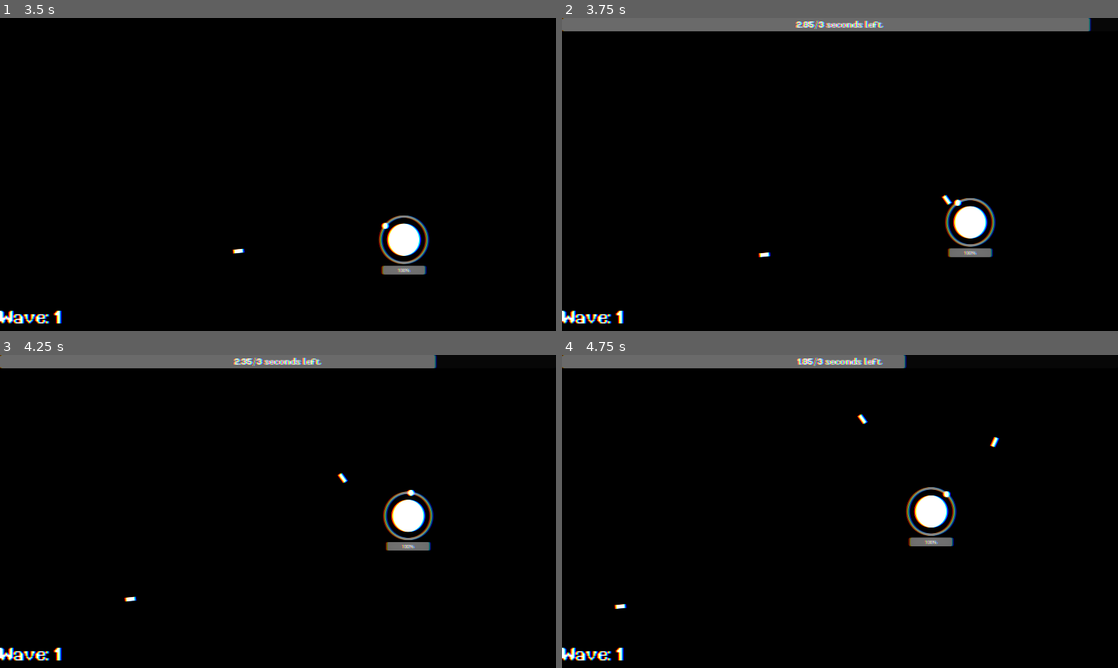
Above: before the commit, frames 1-4 (two rows, left to right).
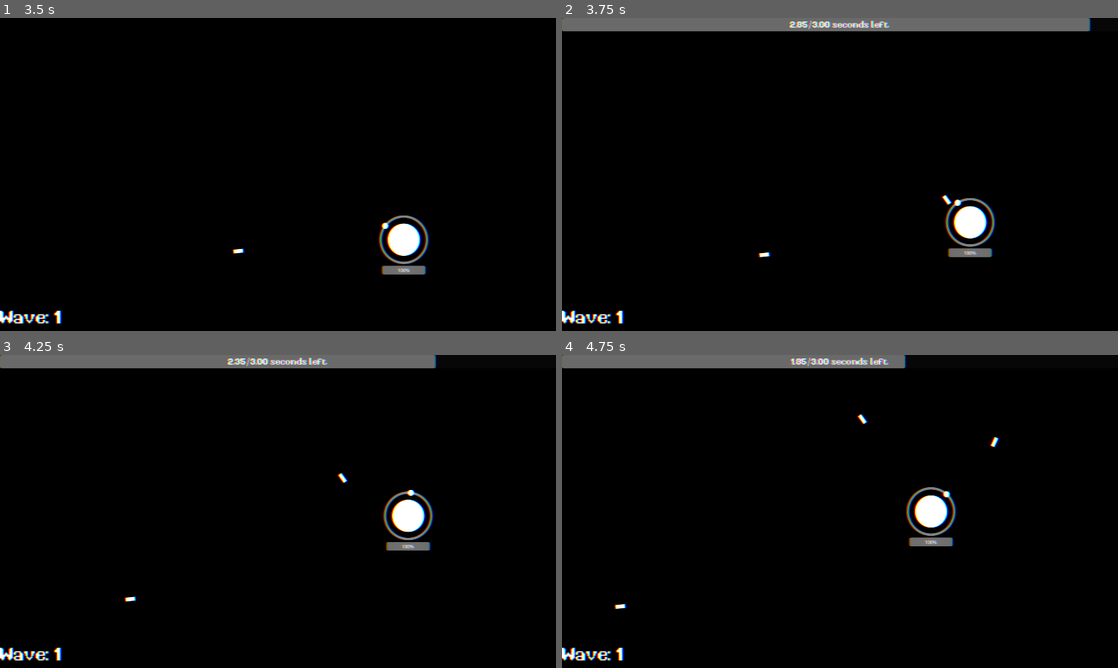
Above: after the commit, the same moments.

Repository: a2kvarnstrom/arcado
Game: Godot game, scene res://scenes/menu.tscn
The game is run twice, just before and just after one commit, with the same random seed, the same clock (stepped at 60 frames per second) and the same inputs.
Inputs (mouse positions are in pixels of both pictures, inside the frame that each line leads up to):
- Up to frame 1 (3.5 s): click "Start" at 0.5 s; move the mouse to (400, 158) at 1.27 s; hold D (right) 1.28-2.03 s; click (400, 158) at 1.35 s; move the mouse to (166, 190) at 2.02 s; hold S (down) 2.03-2.78 s; click (166, 190) at 2.1 s; move the mouse to (333, 105) at 2.77 s; hold D (right) from 2.78 s (still down); click (333, 105) at 2.85 s
- Up to frame 2 (3.75 s): move the mouse to (812, 237) at 3.52 s; release D (right) at 3.53 s; hold W (up) from 3.53 s (still down); click (812, 237) at 3.6 s
- Up to frame 3 (4.25 s): keep holding W (up)
- Up to frame 4 (4.75 s): move the mouse to (1006, 558) at 4.27 s; release W (up) at 4.28 s; hold A (left) from 4.28 s (still down); click (1006, 558) at 4.35 s

Frame 1 is identical in both runs. In frame 2, 0.3% of the frame differs, in the area x 40-59%, y 0-4%; in frame 3, 0.3%; in frame 4, 0.3%.

Commit message:
WHAR
new enemies n shit

Diff:
--- a/scenes/main.tscn
+++ b/scenes/main.tscn
@@ -115,12 +115,6 @@
 size = Vector2(20, 1080)
 
 [sub_resource type="ShaderMaterial" id="ShaderMaterial_o160b"]
-shader = ExtResource("7_ahyao")
-shader_parameter/r_displacement = Vector2(3, 0)
-shader_parameter/g_displacement = Vector2(0, 0)
-shader_parameter/b_displacement = Vector2(-3, 0)
-
-[sub_resource type="ShaderMaterial" id="ShaderMaterial_linkp"]
 shader = ExtResource("7_ahyao")
 shader_parameter/r_displacement = Vector2(3, 0)
 shader_parameter/g_displacement = Vector2(0, 0)
@@ -254,10 +248,9 @@
 grow_vertical = 2
 color = Color(1, 1, 1, 0)
 
-[node name="UpgradesUI" parent="CanvasLayer" instance=ExtResource("9_yqqm1")]
-visible = false
-material = SubResource("ShaderMaterial_linkp")
-script = null
+[node name="UpgradesUI" parent="CanvasLayer" node_paths=PackedStringArray("player") instance=ExtResource("9_yqqm1")]
+visible = false
+player = NodePath("../../Player")
 
 [node name="WorldEnvironment" type="WorldEnvironment" parent="."]
 environment = SubResource("Environment_rkgx4")
--- a/scenes/off_screen_marker.tscn
+++ b/scenes/off_screen_marker.tscn
@@ -1,8 +1,7 @@
-[gd_scene load_steps=3 format=3 uid="uid://ddv38s6qpw8g5"]
+[gd_scene load_steps=3 format=3 uid="uid://ns86d0hmx05g"]
 
-
-[ext_resource type="Script" path="res://off_screen_marker.gd" id="1_thiuo"]
-[ext_resource type="Script" path="res://scenes/marker_sprite.gd" id="2_50r6j"]
+[ext_resource type="Script" path="res://scripts/systems/entity/off_screen_marker.gd" id="1_thiuo"]
+[ext_resource type="Script" path="res://scripts/systems/entity/marker_sprite.gd" id="2_50r6j"]
 
 [node name="OffScreenMarker" type="Node2D"]
 script = ExtResource("1_thiuo")
--- /dev/null
+++ b/scenes/pink_ring.tscn
@@ -0,0 +1,37 @@
+[gd_scene load_steps=5 format=3 uid="uid://ydgo8j75g08a"]
+
+[ext_resource type="Script" path="res://scripts/systems/entity/health.gd" id="1_y3hnq"]
+[ext_resource type="Script" path="res://scripts/enemies/pink_ring.gd" id="1_yuy40"]
+[ext_resource type="Script" path="res://scripts/systems/entity/hurtbox.gd" id="2_u7whp"]
+
+[sub_resource type="CircleShape2D" id="CircleShape2D_5dx4l"]
+radius = 30.0
+
+[node name="PinkRing" type="CharacterBody2D"]
+script = ExtResource("1_yuy40")
+
+[node name="Health" type="Node" parent="." node_paths=PackedStringArray("healthbar")]
+script = ExtResource("1_y3hnq")
+max_health = 20.0
+healthbar = NodePath("../ProgressBar")
+
+[node name="Hurtbox" type="Area2D" parent="." node_paths=PackedStringArray("health")]
+collision_layer = 4
+collision_mask = 8
+script = ExtResource("2_u7whp")
+health = NodePath("../Health")
+
+[node name="CollisionShape2D" type="CollisionShape2D" parent="Hurtbox"]
+shape = SubResource("CircleShape2D_5dx4l")
+
+[node name="ProgressBar" type="ProgressBar" parent="."]
+offset_left = -18.0
+offset_top = 43.0
+offset_right = 18.0
+offset_bottom = 50.0
+max_value = 20.0
+step = 1.0
+value = 20.0
+show_percentage = false
+
+[connection signal="health_depleted" from="Health" to="." method="_on_health_health_depleted"]
--- /dev/null
+++ b/scenes/yellow_triangle.tscn
@@ -0,0 +1,63 @@
+[gd_scene load_steps=8 format=3 uid="uid://6aey5w2fps3r"]
+
+[ext_resource type="Script" path="res://scripts/enemies/yellow_triangle.gd" id="1_fhx5e"]
+[ext_resource type="Script" path="res://scripts/systems/entity/health.gd" id="1_ocecq"]
+[ext_resource type="Script" path="res://scripts/systems/entity/hurtbox.gd" id="2_pfda7"]
+[ext_resource type="Script" path="res://scripts/systems/state_machine/state_machine.gd" id="4_fflhh"]
+[ext_resource type="Script" path="res://scripts/systems/state_machine/follow_state.gd" id="5_3xerp"]
+[ext_resource type="Script" path="res://scripts/systems/state_machine/shoot_laser.gd" id="6_f2cof"]
+[ext_resource type="PackedScene" uid="uid://5q38gco3sk5l" path="res://scenes/laser.tscn" id="7_tqt4v"]
+
+[node name="YellowTriangle" type="CharacterBody2D"]
+script = ExtResource("1_fhx5e")
+
+[node name="Health" type="Node" parent="." node_paths=PackedStringArray("healthbar")]
+script = ExtResource("1_ocecq")
+max_health = 30.0
+healthbar = NodePath("../ProgressBar")
+
+[node name="Hurtbox" type="Area2D" parent="." node_paths=PackedStringArray("health")]
+collision_layer = 4
+collision_mask = 8
+script = ExtResource("2_pfda7")
+health = NodePath("../Health")
+
+[node name="CollisionPolygon2D" type="CollisionPolygon2D" parent="Hurtbox"]
+polygon = PackedVector2Array(0, -70, 70, 70, -70, 70)
+
+[node name="ProgressBar" type="ProgressBar" parent="."]
+anchors_preset = 5
+anchor_left = 0.5
+anchor_right = 0.5
+offset_left = -70.0
+offset_top = 75.0
+offset_right = 70.0
+offset_bottom = 85.0
+grow_horizontal = 2
+max_value = 30.0
+step = 1.0
+value = 30.0
+show_percentage = false
+
+[node name="Laser" parent="." instance=ExtResource("7_tqt4v")]
+
+[node name="Laser2" parent="." instance=ExtResource("7_tqt4v")]
+
+[node name="StateMachine" type="Node" parent="." node_paths=PackedStringArray("initial_state")]
+script = ExtResource("4_fflhh")
+initial_state = NodePath("Following")
+
+[node name="Following" type="Node" parent="StateMachine" node_paths=PackedStringArray("enemy")]
+script = ExtResource("5_3xerp")
+enemy = NodePath("../..")
+rotation_offset = 90.0
+
+[node name="Shooting" type="Node" parent="StateMachine" node_paths=PackedStringArray("enemy", "lasers")]
+script = ExtResource("6_f2cof")
+enemy = NodePath("../..")
+projectile = ExtResource("7_tqt4v")
+lasers = [NodePath("../../Laser"), NodePath("../../Laser2")]
+
+[connection signal="cooldown_complete" from="." to="StateMachine/Shooting" method="_on_yellow_triangle_cooldown_complete"]
+[connection signal="health_depleted" from="Health" to="." method="_on_health_health_depleted"]
+[connection signal="attack_stopped" from="StateMachine/Shooting" to="." method="_on_shooting_attack_stopped"]
--- a/scripts/enemies/circle_projectile.gd
+++ b/scripts/enemies/circle_projectile.gd
@@ -1,6 +1,7 @@
 extends CharacterBody2D
 
 @export var SPEED: float = 300
+@export var color: Color = Color.CORNFLOWER_BLUE
 
 var lifespan: float = 10.0
 var player: CharacterBody2D
@@ -25,7 +26,7 @@
 	position = position.move_toward(player.global_position, SPEED * delta)
 
 func _draw() -> void:
-	draw_circle(Vector2(0.0, 0.0), 15, Color.CORNFLOWER_BLUE, true, -1.0, true)
+	draw_circle(Vector2(0.0, 0.0), 15, color, true, -1.0, true)
 
 func _on_pierce_pierce_depleted() -> void:
 	queue_free()
--- a/scripts/enemies/laser.gd
+++ b/scripts/enemies/laser.gd
@@ -1,9 +1,14 @@
 extends Node2D
+
+@export var color: Color = Color.GREEN
 
 @onready var hitbox: CollisionShape2D = $Hitbox/CollisionShape2D
 
+func _ready() -> void:
+	disable()
+
 func _draw():
-	draw_line(Vector2(0.0, 0.0), Vector2(0.0, -5000.0), Color.GREEN, 15, true)
+	draw_line(Vector2(0.0, 0.0), Vector2(0.0, -5000.0), color, 15, true)
 
 func enable():
 	hitbox.disabled = false
--- /dev/null
+++ b/scripts/enemies/pink_ring.gd
@@ -0,0 +1,35 @@
+extends CharacterBody2D
+
+@onready var main: Node = get_tree().get_root().get_node("main")
+@onready var projectile = load("res://scenes/circle_projectile.tscn")
+@onready var progress_bar: ProgressBar = $ProgressBar
+
+var shoot_cooldown: float = 1.0
+var player: CharacterBody2D
+
+func _ready() -> void:
+	player = get_tree().get_first_node_in_group("Player")
+	print("ring")
+
+func _process(delta: float) -> void:
+	if(shoot_cooldown > 0):
+		shoot_cooldown -= delta
+
+	if(shoot_cooldown < 0):
+		shoot()
+
+func shoot() -> void:
+	shoot_cooldown = 2.5
+	var instance: Node = projectile.instantiate()
+	instance.dir = rotation + deg_to_rad(90)
+	instance.spawn_pos = global_position
+	instance.spawn_rot = rotation
+	instance.zdex = z_index - 1
+	instance.color = Color.HOT_PINK
+	main.add_child.call_deferred(instance)
+
+func _draw() -> void:
+	draw_circle(Vector2(0.0, 0.0), 35, Color.HOT_PINK, false, 10.0, true)
+
+func _on_health_health_depleted() -> void:
+	queue_free()
--- /dev/null
+++ b/scripts/enemies/yellow_triangle.gd
@@ -0,0 +1,30 @@
+extends CharacterBody2D
+
+@export var SPEED: float = 100.0
+@export var stop_dist: float = 400.0
+@onready var laser: Node2D = $Laser
+
+var cooldown: float
+var player: CharacterBody2D
+
+signal cooldown_complete
+
+func _ready() -> void:
+	player = get_tree().get_first_node_in_group("Player")
+	print("triangle")
+
+func _on_health_health_depleted() -> void:
+	queue_free()
+
+func _draw() -> void:
+	draw_polygon(PackedVector2Array([Vector2(0.0, -70), Vector2(70, 70), Vector2(-70, 70)]), PackedColorArray([Color.YELLOW]))
+
+func _process(delta: float) -> void:
+	if(cooldown > 0):
+		cooldown -= delta
+	elif(cooldown > -1):
+		cooldown_complete.emit()
+		cooldown = -2
+
+func _on_shooting_attack_stopped() -> void:
+	cooldown = 12.0
--- a/scripts/systems/Globals.gd
+++ b/scripts/systems/Globals.gd
@@ -2,5 +2,5 @@
 extends Node
 
 enum ENEMIES {
-	RED_SQUARE, BLUE_CIRCLE, GREEN_TRIANGLE
+	RED_SQUARE, BLUE_CIRCLE, GREEN_TRIANGLE, PINK_RING, YELLOW_TRIANGLE
 }
--- a/scripts/systems/menus/upgrades_ui.gd
+++ b/scripts/systems/menus/upgrades_ui.gd
@@ -1,10 +1,10 @@
 extends Control
 
 @export var player: Player
-
+# Called when the node enters the scene tree for the first time.
 func _ready() -> void:
 	pass
-
+# Called every frame. 'delta' is the elapsed time since the previous frame.
 func _process(delta: float) -> void:
 	pass
 
--- a/scripts/systems/state_machine/enemy_wave.gd
+++ b/scripts/systems/state_machine/enemy_wave.gd
@@ -21,13 +21,17 @@
 var enemy_list: Array = [
 	preload("res://scenes/square_enemy.tscn"),
 	preload("res://scenes/circle_enemy.tscn"),
-	preload("res://scenes/triangle_enemy.tscn")
+	preload("res://scenes/triangle_enemy.tscn"),
+	preload("res://scenes/pink_ring.tscn"),
+	preload("res://scenes/yellow_triangle.tscn")
 ]
 
 var enum_enemies: Dictionary = {
 	0: Global.ENEMIES["RED_SQUARE"],
 	1: Global.ENEMIES["BLUE_CIRCLE"],
-	2: Global.ENEMIES["GREEN_TRIANGLE"]
+	2: Global.ENEMIES["GREEN_TRIANGLE"],
+	3: Global.ENEMIES["PINK_RING"],
+	4: Global.ENEMIES["YELLOW_TRIANGLE"]
 }
 
 func enter() -> void:
@@ -42,7 +46,7 @@
 	wave_counter.text = "Wave: " + str(current_wave + 1)
 	wave_timer -= delta
 	progress.value = wave_timer
-	progress_text.text = str("%.2f" % (progress.value)) + "/" + str("%d" % (progress.max_value)) + " seconds left"
+	progress_text.text = str("%.2f" % (progress.value)) + "/" + str("%.2f" % (progress.max_value)) + " seconds left"
 
 func physics_update(_delta: float) -> void:
 	spawn_enemy()
@@ -84,7 +88,7 @@
 					var temp_sequence: EnemySequence = EnemySequence.new()
 					temp_sequence.amount = randi_range(1, 5)
 					temp_sequence.time = temp_sequence.amount * randf_range(0.5, 3)
-					temp_sequence.enemy = enum_enemies[randi_range(0, 2)]
+					temp_sequence.enemy = enum_enemies[randi_range(0, enemy_list.size()-1)]
 					xtra_wave_enemy_sequences.push_back(temp_sequence)
 				xtra_wave.enemy_sequences = (xtra_wave_enemy_sequences)
 				waves.push_back(xtra_wave)
--- a/scripts/systems/state_machine/follow_state.gd
+++ b/scripts/systems/state_machine/follow_state.gd
@@ -5,6 +5,7 @@
 @export var SPEED: float = 100.0
 @export var stop_dist: float = 400.0
 @export var spin: bool = false
+@export var rotation_offset: float = 0.0
 var player: CharacterBody2D
 
 func enter() -> void:
@@ -19,7 +20,7 @@
 		transitioned.emit(self, "Shooting")
 
 	if(!spin):
-		var angle_to_player: float = enemy.global_position.direction_to(player.global_position).angle()
+		var angle_to_player: float = enemy.global_position.direction_to(player.global_position).angle() + deg_to_rad(rotation_offset)
 		enemy.rotation = move_toward(enemy.rotation, angle_to_player, 1)
 	else:
 		enemy.rotation += deg_to_rad(90 * delta)
--- /dev/null
+++ b/scripts/systems/state_machine/shoot_laser.gd
@@ -0,0 +1,41 @@
+class_name ShootLaser
+extends State
+
+signal attack_stopped
+
+@onready var main: Node = get_tree().get_root().get_node("main")
+@export var enemy: CharacterBody2D
+@export var projectile: PackedScene = load("res://scenes/projectile.tscn")
+@export var lasers: Array[Node2D]
+
+var player: CharacterBody2D
+var timer: float = 3
+
+func enter() -> void:
+	player = get_tree().get_first_node_in_group("Player")
+	enemy.velocity = Vector2(0.0, 0.0)
+	lasers[0].rotation = deg_to_rad(-90)
+	lasers[1].rotation = deg_to_rad(90)
+
+func update(delta: float) -> void:
+	if(timer > 0):
+		for i in lasers:
+			i.color = Color.YELLOW
+			i.enable()
+		lasers[0].rotation += deg_to_rad((get_process_delta_time() * 90) / 4)
+		lasers[1].rotation -= deg_to_rad((get_process_delta_time() * 90) / 4)
+		timer -= delta
+	elif(timer > -1):
+		stop_attack()
+		timer = -2
+
+func stop_attack():
+	for i in lasers:
+		i.disable()
+	lasers[0].rotation = deg_to_rad(-90)
+	lasers[1].rotation = deg_to_rad(90)
+	transitioned.emit(self, "Following")
+	attack_stopped.emit()
+
+func _on_yellow_triangle_cooldown_complete() -> void:
+	timer = 3
Not shown: 1 places in scenes/main.tscn that only renumber resources
Renamed: scenes/marker_sprite.gd -> scripts/systems/entity/marker_sprite.gd
Renamed: off_screen_marker.gd -> scripts/systems/entity/off_screen_marker.gd
Not shown: 1 places in themes/menu.tres that only renumber resources
